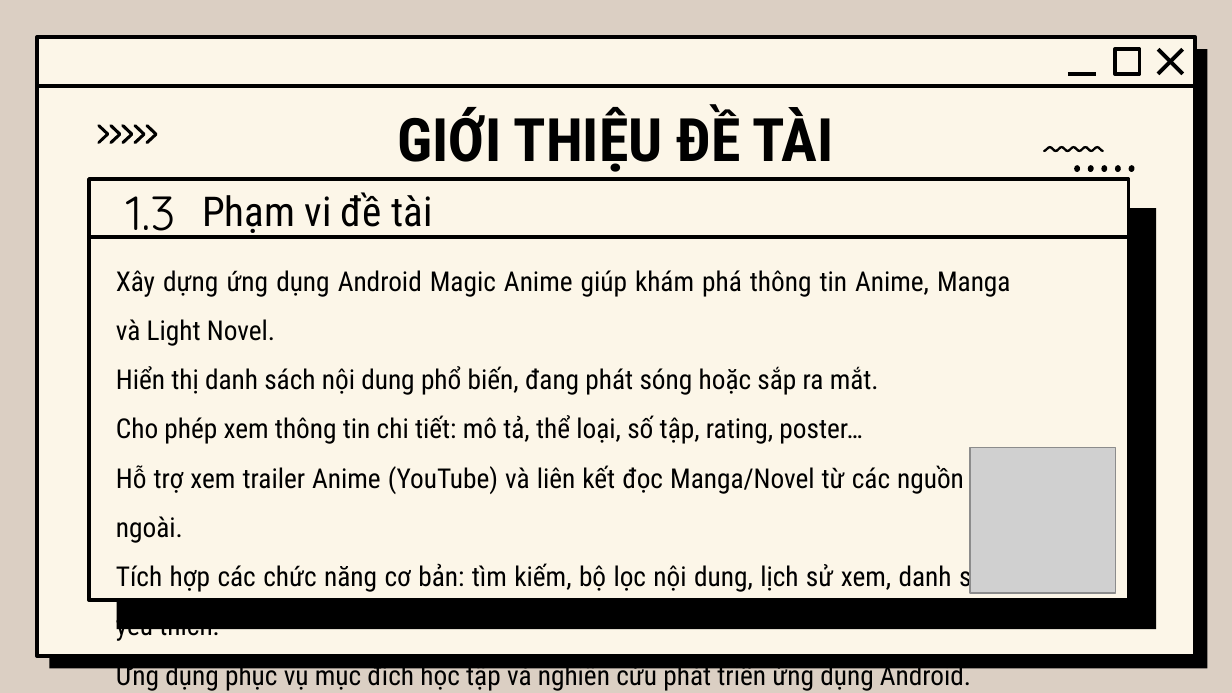
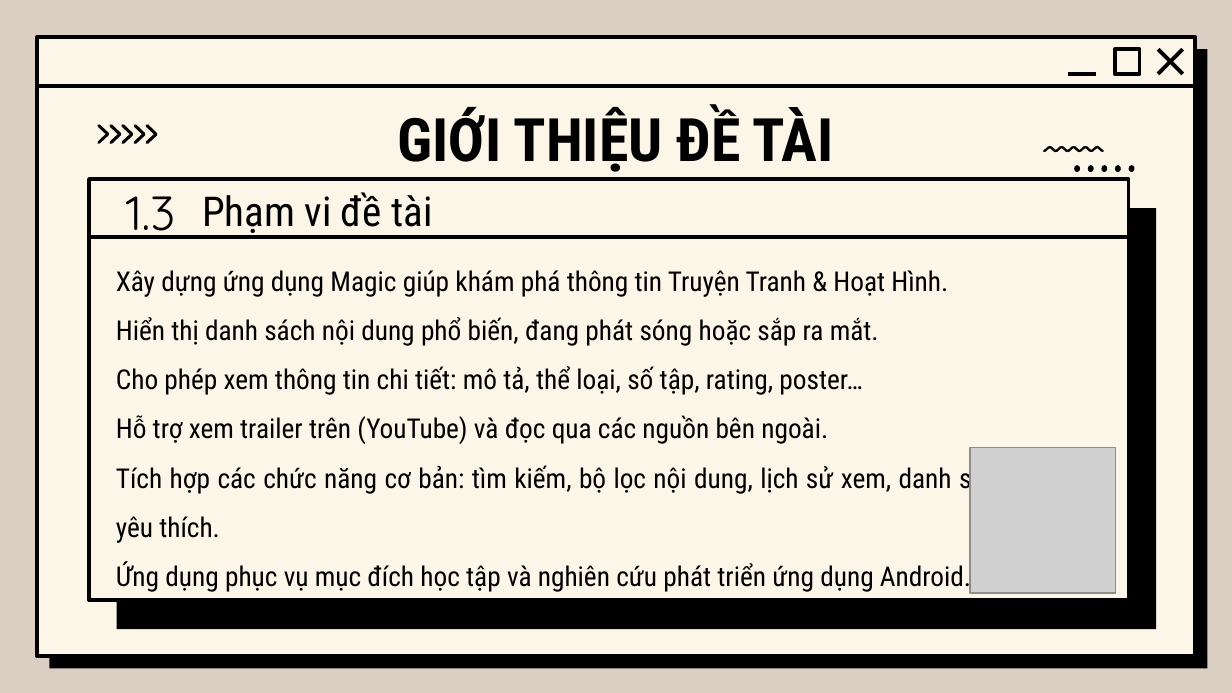
Before and after one commit to Manhwa-Academy/trailer, a slide deck: slide 8 of baocao/báo cáo.pptx. Drawn at 1232x693 pixels with LibreOffice and Linux fonts; fonts in the diff are those of the drawing; grey boxes stand for pictures; background and template pictures are left out. Boxes give left, top, right and bottom in pixels: in the first picture for what was removed or moved away, otherwise in the second. Text is boxed around its words. In the diff, an @@ line names an element or a change of style, - is before the commit and + after.

```diff
--- a/baocao/báo cáo.pptx
+++ b/baocao/báo cáo.pptx
@@ text at (x1=116, y1=270, x2=948, y2=297): text changed @@
-Xây dựng ứng dụng Android Magic Anime giúp khám phá thông tin Anime, Manga và Light Novel.
+Xây dựng ứng dụng Magic giúp khám phá thông tin Truyện Tranh & Hoạt Hình.
@@ text at (x1=116, y1=415, x2=828, y2=444): text changed @@
-Hỗ trợ xem trailer Anime (YouTube) và liên kết đọc Manga/Novel từ các nguồn bên ngoài.
+Hỗ trợ xem trailer trên (YouTube) và đọc qua các nguồn bên ngoài.
```
Also in this commit, not shown: 14 other slides changed.
